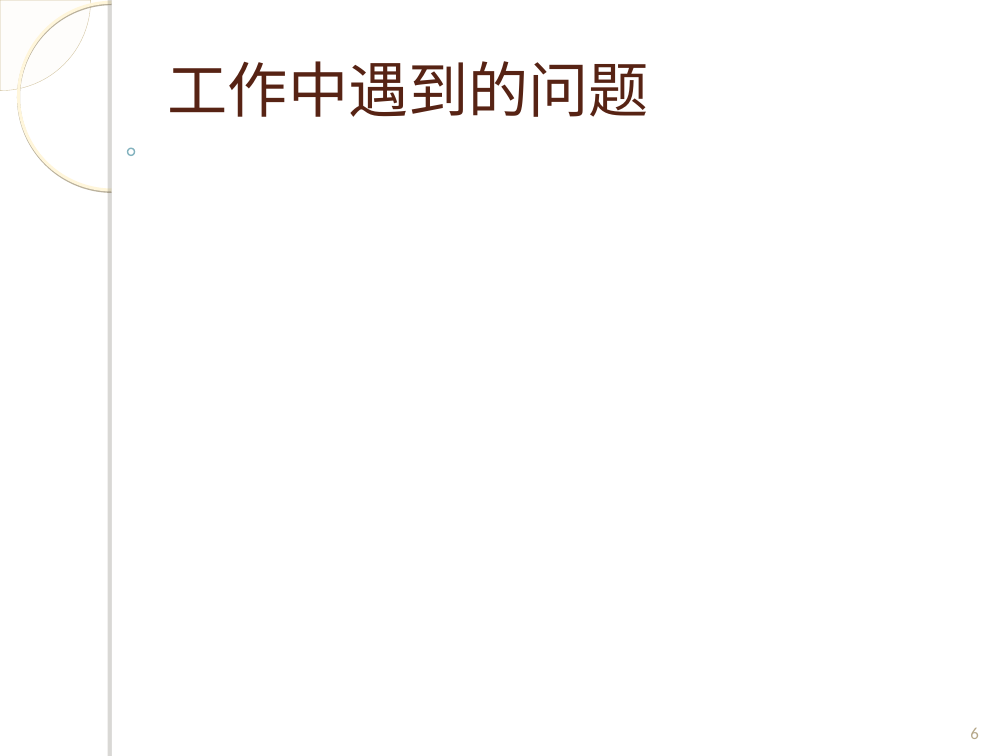
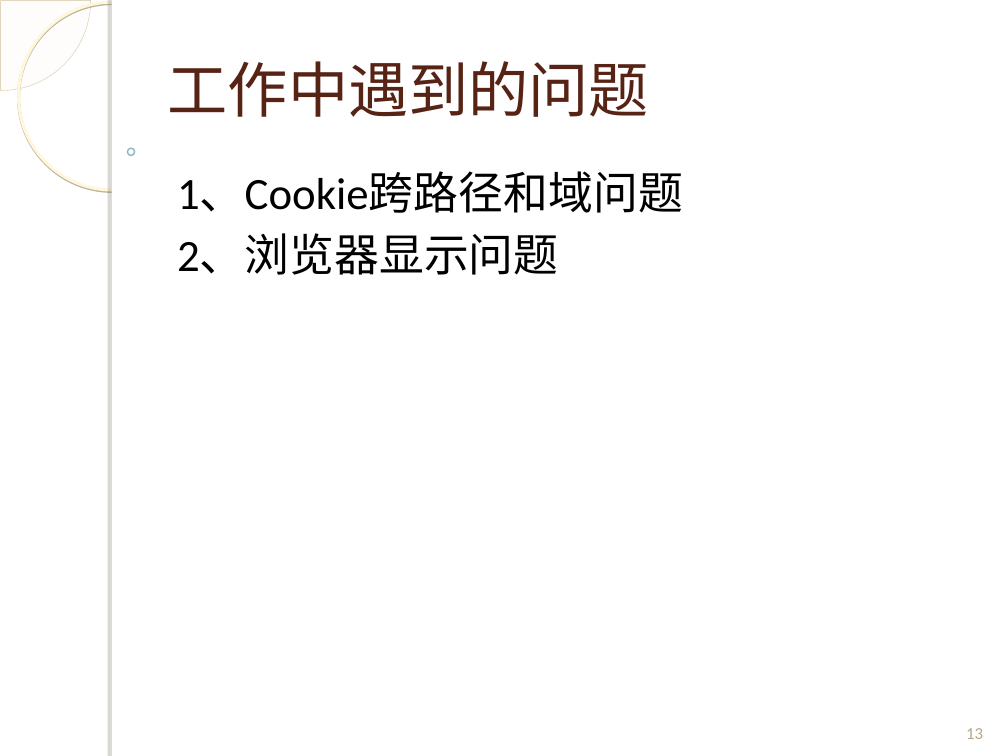
Before and after one commit to Spectrumleeee/Works, a slide deck: slide 13 of document/转正答辩_云平台部_黎光谱.ppt (slide 6 before the commit). Drawn at 1008x756 pixels with LibreOffice and Linux fonts; fonts in the diff are those of the drawing; background and template pictures are left out. Boxes give left, top, right and bottom in pixels: in the first picture for what was removed or moved away, otherwise in the second. Text is boxed around its words. In the diff, an @@ line names an element or a change of style, - is before the commit and + after.

```diff
--- a/document/转正答辩_云平台部_黎光谱.ppt
+++ b/document/转正答辩_云平台部_黎光谱.ppt
@@ freeform shape at [0,0,90,90]: outline redrawn @@
@@ ellipse at [18,2,206,190]: shadow changed @@
@@ text added at [177,172,683,275], 32 pt, text #000000 @@
+1、Cookie跨路径和域问题
+2、浏览器显示问题
@@ page number at [966,728,983,739]: text changed @@
-6
+13
```
Also in this commit, not shown: 6 other slides changed, 7 slides added, 1 other file.
